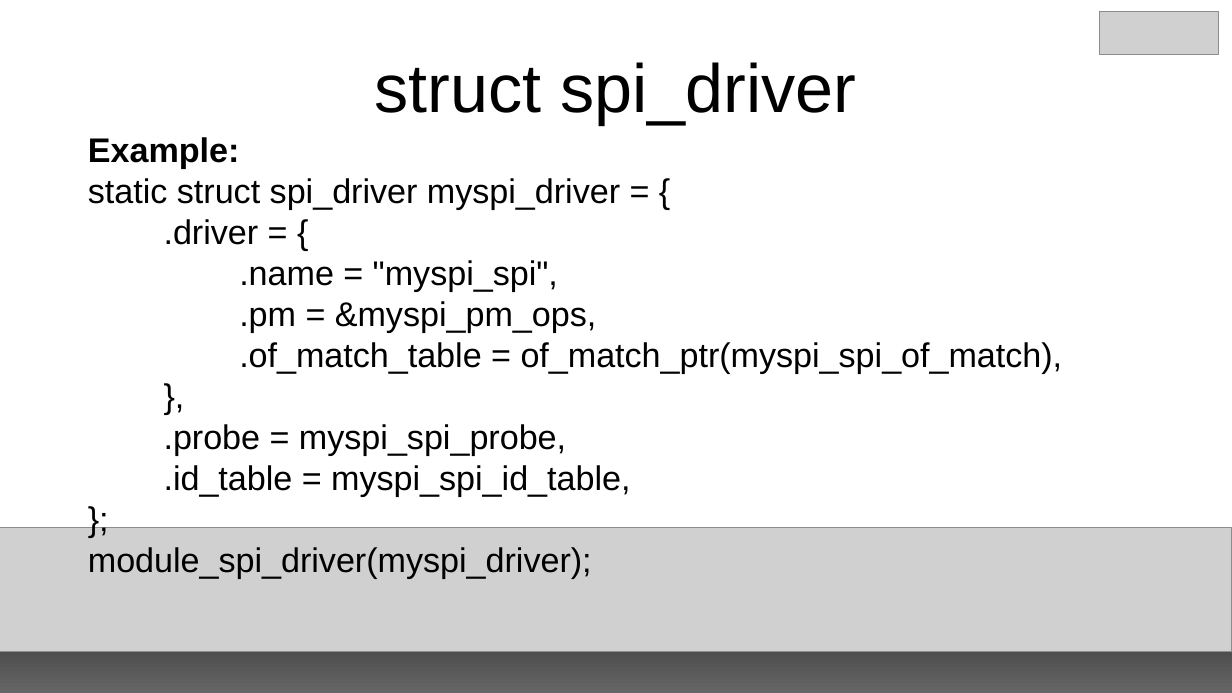
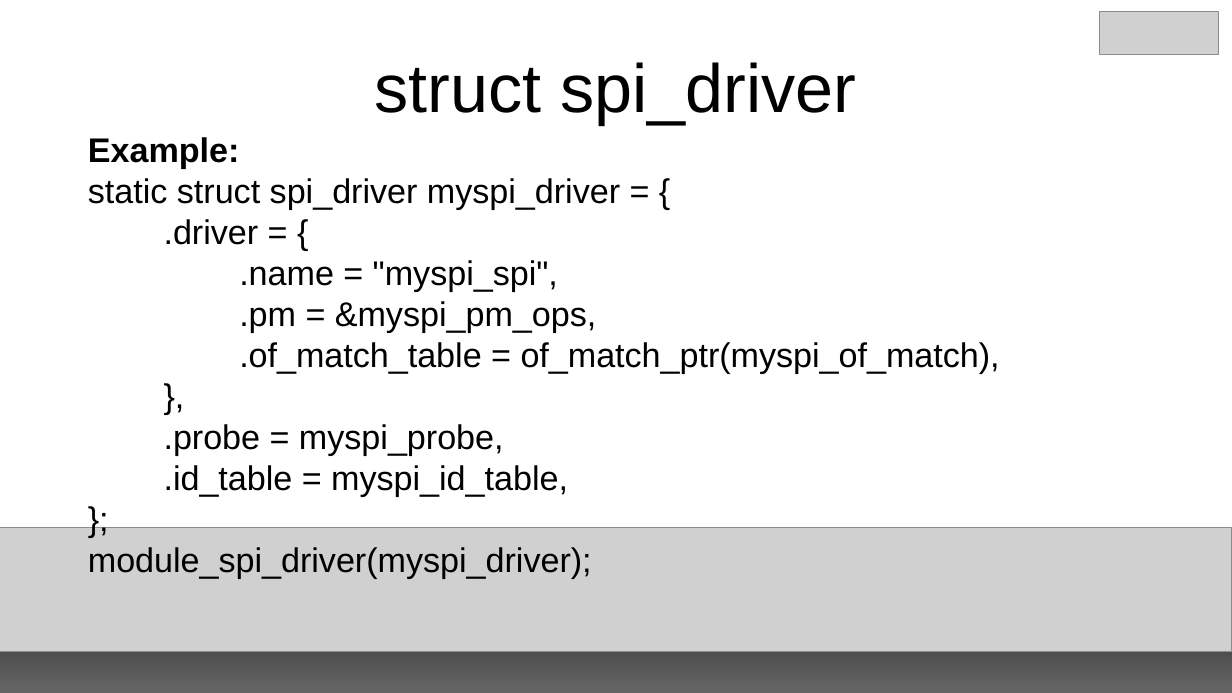
Before and after one commit to e-ale/Slides, a slide deck: slide 25 of building-an-spi-driver.odp (slide 18 before the commit). Drawn at 1232x693 pixels with LibreOffice and Linux fonts; fonts in the diff are those of the drawing; grey boxes stand for pictures. Boxes give left, top, right and bottom in pixels: in the first picture for what was removed or moved away, otherwise in the second. Text is boxed around its words. In the diff, an @@ line names an element or a change of style, - is before the commit and + after.

Commit message:
Add probe and devicetable examples
Also reorganize a bit.

```diff
--- a/building-an-spi-driver.odp
+++ b/building-an-spi-driver.odp
@@ text at [239, 342, 1000, 374]: text changed @@
-.of_match_table = of_match_ptr(myspi_spi_of_match),
+.of_match_table = of_match_ptr(myspi_of_match),
@@ text at [164, 424, 568, 497]: text changed @@
-.probe = myspi_spi_probe,
-.id_table = myspi_spi_id_table,
+.probe = myspi_probe,
+.id_table = myspi_id_table,
```
Also in this commit, not shown: 2 other slides changed, 5 slides added.
